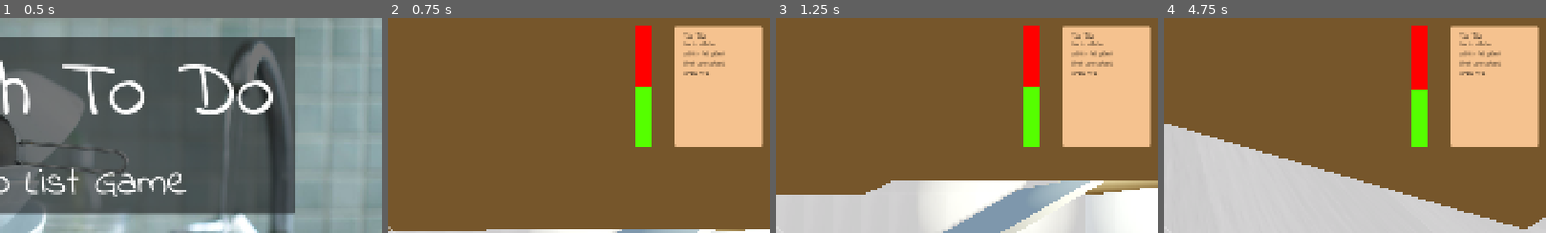
Above: before the commit, frames 1-4 (left to right).
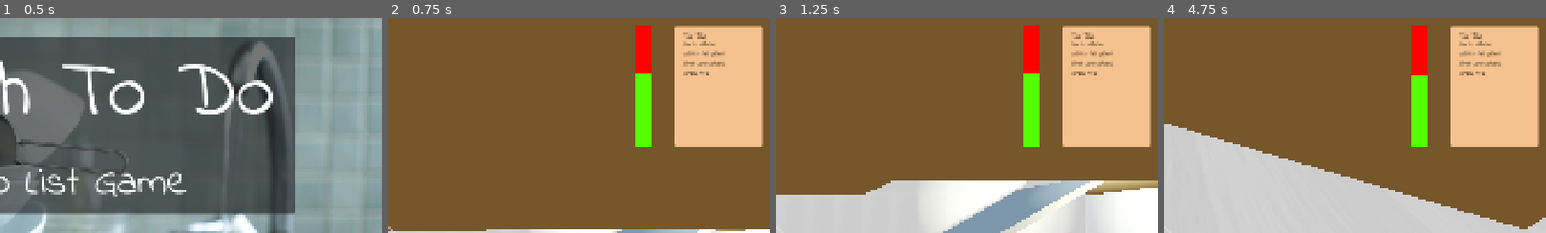
Above: after the commit, the same moments.

Repository: Zeki93/NGJ2025_ToDoList
Game: Godot game, scene res://Scenes/Menu/menu.tscn
The game is run twice, just before and just after one commit, with the same random seed, the same clock (stepped at 60 frames per second) and the same inputs.
Inputs (mouse positions are % of the whole screen's width and height, from its top left):
- Up to frame 1 (0.5 s): no input
- Up to frame 2 (0.75 s): click "Start Game" at 0.5 s
- Up to frame 3 (1.25 s): no input
- Up to frame 4 (4.75 s): move the mouse to (55, 50) at 1.27 s; hold Ctrl (crouch) 1.28-2.03 s; hold Up (forward) from 1.28 s (still down); click (55, 50) at 1.42 s; tap Space (jump) at 1.52, 2.27, 3.77, 4.52 s; move the mouse to (45, 50) at 2.02 s; tap Ctrl (crouch) at 2.1, 3.6 s; click (45, 50) at 2.17 s; move the mouse to (52, 48) at 2.77 s; hold Ctrl (crouch) 2.78-3.53 s; click (52, 48) at 2.92 s; move the mouse to (49, 52) at 3.52 s; click (49, 52) at 3.67 s; move the mouse to (57, 51) at 4.27 s; hold Ctrl (crouch) from 4.28 s (still down); click (57, 51) at 4.42 s
The pictures show only the part of the screen within x 50-100%, y 0-50%; the shares and areas given below are measured in that part.

Frame 1 is identical in both runs. In frame 2, 0.3% of the frame differs, in the area x 64-69%, y 25-32%; in frame 3, 0.3%; in frame 4, 0.3%, in the area x 64-69%, y 26-34%.

Commit message:
Add gameover screens

Diff:
--- a/ngj2025_todolist/Components/Player/player.gd
+++ b/ngj2025_todolist/Components/Player/player.gd
@@ -12,6 +12,8 @@
 	Input.mouse_mode = Input.MOUSE_MODE_CAPTURED
 	SignalBus.go_to_sleep.connect(_on_go_to_sleep)
 	SignalBus.wake_up.connect(_on_wake_up)
+	SignalBus.loose_game.connect(on_end_game)
+	SignalBus.win_game.connect(on_end_game)
 
 func _physics_process(delta):
 	if(sleeping):
@@ -30,6 +32,9 @@
 	velocity *= drag_factor
 	move_and_slide()
 
+func on_end_game():
+	Input.mouse_mode = Input.MOUSE_MODE_VISIBLE
+
 func _on_go_to_sleep(energy):
 	sleeping = true
 
--- /dev/null
+++ b/ngj2025_todolist/Components/Scenecontroller/scene_controller.gd
@@ -0,0 +1,13 @@
+extends Node3D
+
+func _ready() -> void:
+	SignalBus.win_game.connect(on_win_game)
+	SignalBus.loose_game.connect(on_loose_game)
+
+func on_loose_game():
+	get_tree().change_scene_to_file("res://Scenes/Menu/GameOver_Loose.tscn")
+	pass
+
+func on_win_game():
+	get_tree().change_scene_to_file("res://Scenes/Menu/GameOver_Win.tscn")
+	pass
--- a/ngj2025_todolist/Components/Taskcontroller/task_controller.gd
+++ b/ngj2025_todolist/Components/Taskcontroller/task_controller.gd
@@ -23,7 +23,7 @@
 func on_go_to_sleep():
 	days += 1
 	if(currentTaskArray.size() >= GlobalConfig.uncompletedTasksToLoose):
-		SignalBus.looseGame.emit()
+		SignalBus.loose_game.emit()
 	else:
 		for i in range (days):
 			add_random_task()
@@ -52,4 +52,4 @@
 	if(task.special):
 		completedSpecialTasks+= 1
 	if(GlobalConfig.completedTasksToWin >= 3 && currentTaskArray.size() == 0):
-		SignalBus.winGame.emit()
+		SignalBus.win_game.emit()
--- a/ngj2025_todolist/Globals/global_config.gd
+++ b/ngj2025_todolist/Globals/global_config.gd
@@ -1,5 +1,6 @@
 extends Node
 
-var playerEnergy = 50
+var playerStartEnergy = 60
+var playerEnergy = 60
 var completedTasksToWin = 3
 var uncompletedTasksToLoose = 5
--- a/ngj2025_todolist/Globals/signal_bus.gd
+++ b/ngj2025_todolist/Globals/signal_bus.gd
@@ -16,5 +16,5 @@
 signal ui_complete_task(task_name: String)
 signal ui_clear_completed_tasks()
 
-signal winGame()
-signal looseGame()
+signal win_game()
+signal loose_game()
--- a/ngj2025_todolist/Scenes/Main/main.tscn
+++ b/ngj2025_todolist/Scenes/Main/main.tscn
@@ -41,6 +41,7 @@
 [ext_resource type="ArrayMesh" uid="uid://dboevxm5krqgm" path="res://3D Objects/ZSKY/Smartphone1.obj" id="38_h4gp5"]
 [ext_resource type="ArrayMesh" uid="uid://dbhk2t7kxmbl" path="res://3D Objects/ZSKY/Keyboard1.obj" id="39_gw1lt"]
 [ext_resource type="Script" uid="uid://crbdf5y8s3tt8" path="res://Components/Taskcontroller/bed.gd" id="40_37bn8"]
+[ext_resource type="Script" uid="uid://c3ioromcdklde" path="res://Components/Scenecontroller/scene_controller.gd" id="42_gw8t2"]
 
 [sub_resource type="ProceduralSkyMaterial" id="ProceduralSkyMaterial_qw60k"]
 sky_top_color = Color(0.519352, 0.690558, 0.915113, 1)
@@ -1724,4 +1725,7 @@
 [node name="CollisionShape3D" type="CollisionShape3D" parent="Taskcontroller/Bed"]
 shape = SubResource("ConcavePolygonShape3D_2ok46")
 
+[node name="SceneController" type="Node3D" parent="."]
+script = ExtResource("42_gw8t2")
+
 [connection signal="timeout" from="Timer" to="Sleepcontroller" method="_on_timer_timeout"]
--- /dev/null
+++ b/ngj2025_todolist/Scenes/Menu/GameOver_Loose.tscn
@@ -0,0 +1,83 @@
+[gd_scene load_steps=4 format=3 uid="uid://buogigcomy18d"]
+
+[ext_resource type="Texture2D" uid="uid://cllhqljgq6j1s" path="res://Textures/Menu_loose_background.jpg" id="1_ehoic"]
+[ext_resource type="Theme" uid="uid://dmxn3myerqldl" path="res://Theme/design_theme.tres" id="2_ot1cf"]
+[ext_resource type="Script" uid="uid://b5a2jhe8m5pg3" path="res://Scenes/Menu/start_game.gd" id="3_1hew1"]
+
+[node name="Menu" type="Control"]
+layout_mode = 3
+anchors_preset = 15
+anchor_right = 1.0
+anchor_bottom = 1.0
+grow_horizontal = 2
+grow_vertical = 2
+
+[node name="CanvasLayer" type="CanvasLayer" parent="."]
+
+[node name="Background" type="TextureRect" parent="CanvasLayer"]
+offset_left = -127.0
+offset_right = 1921.0
+offset_bottom = 1080.0
+texture = ExtResource("1_ehoic")
+stretch_mode = 3
+
+[node name="TitleBoxContainer" type="BoxContainer" parent="CanvasLayer"]
+anchors_preset = 5
+anchor_left = 0.5
+anchor_right = 0.5
+offset_left = -958.0
+offset_top = 46.0
+offset_right = 960.0
+offset_bottom = 412.0
+grow_horizontal = 2
+
+[node name="PanelContainer" type="PanelContainer" parent="CanvasLayer/TitleBoxContainer"]
+layout_mode = 2
+size_flags_horizontal = 6
+theme = ExtResource("2_ot1cf")
+
+[node name="MarginContainer" type="MarginContainer" parent="CanvasLayer/TitleBoxContainer/PanelContainer"]
+layout_mode = 2
+theme_override_constants/margin_left = 50
+theme_override_constants/margin_right = 50
+
+[node name="VBoxContainer" type="VBoxContainer" parent="CanvasLayer/TitleBoxContainer/PanelContainer/MarginContainer"]
+layout_mode = 2
+
+[node name="Title" type="Label" parent="CanvasLayer/TitleBoxContainer/PanelContainer/MarginContainer/VBoxContainer"]
+layout_mode = 2
+theme = ExtResource("2_ot1cf")
+theme_type_variation = &"HeaderLarge"
+text = "Too much todo?"
+horizontal_alignment = 1
+vertical_alignment = 1
+
+[node name="SubTitle" type="Label" parent="CanvasLayer/TitleBoxContainer/PanelContainer/MarginContainer/VBoxContainer"]
+layout_mode = 2
+theme = ExtResource("2_ot1cf")
+theme_type_variation = &"HeaderMedium"
+text = "- The ToDo List Game"
+horizontal_alignment = 1
+vertical_alignment = 1
+
+[node name="ButtonBoxContainer" type="BoxContainer" parent="CanvasLayer"]
+anchors_preset = 7
+anchor_left = 0.5
+anchor_top = 1.0
+anchor_right = 0.5
+anchor_bottom = 1.0
+offset_left = -960.0
+offset_top = -146.0
+offset_right = 960.0
+offset_bottom = -52.0
+grow_horizontal = 2
+grow_vertical = 0
+
+[node name="StartGameButton" type="Button" parent="CanvasLayer/ButtonBoxContainer"]
+layout_mode = 2
+size_flags_horizontal = 6
+theme = ExtResource("2_ot1cf")
+text = "Play again"
+script = ExtResource("3_1hew1")
+
+[connection signal="pressed" from="CanvasLayer/ButtonBoxContainer/StartGameButton" to="CanvasLayer/ButtonBoxContainer/StartGameButton" method="_on_pressed"]
--- /dev/null
+++ b/ngj2025_todolist/Scenes/Menu/GameOver_Win.tscn
@@ -0,0 +1,83 @@
+[gd_scene load_steps=4 format=3 uid="uid://cmhru7o14b7y"]
+
+[ext_resource type="Texture2D" uid="uid://houuegwidt4a" path="res://Textures/menu_win_background.jpg" id="1_dcrlx"]
+[ext_resource type="Theme" uid="uid://dmxn3myerqldl" path="res://Theme/design_theme.tres" id="2_sjmkh"]
+[ext_resource type="Script" uid="uid://b5a2jhe8m5pg3" path="res://Scenes/Menu/start_game.gd" id="3_3j38w"]
+
+[node name="Menu" type="Control"]
+layout_mode = 3
+anchors_preset = 15
+anchor_right = 1.0
+anchor_bottom = 1.0
+grow_horizontal = 2
+grow_vertical = 2
+
+[node name="CanvasLayer" type="CanvasLayer" parent="."]
+
+[node name="Background" type="TextureRect" parent="CanvasLayer"]
+offset_left = -127.0
+offset_right = 1921.0
+offset_bottom = 1080.0
+texture = ExtResource("1_dcrlx")
+stretch_mode = 3
+
+[node name="TitleBoxContainer" type="BoxContainer" parent="CanvasLayer"]
+anchors_preset = 5
+anchor_left = 0.5
+anchor_right = 0.5
+offset_left = -958.0
+offset_top = 46.0
+offset_right = 960.0
+offset_bottom = 412.0
+grow_horizontal = 2
+
+[node name="PanelContainer" type="PanelContainer" parent="CanvasLayer/TitleBoxContainer"]
+layout_mode = 2
+size_flags_horizontal = 6
+theme = ExtResource("2_sjmkh")
+
+[node name="MarginContainer" type="MarginContainer" parent="CanvasLayer/TitleBoxContainer/PanelContainer"]
+layout_mode = 2
+theme_override_constants/margin_left = 50
+theme_override_constants/margin_right = 50
+
+[node name="VBoxContainer" type="VBoxContainer" parent="CanvasLayer/TitleBoxContainer/PanelContainer/MarginContainer"]
+layout_mode = 2
+
+[node name="Title" type="Label" parent="CanvasLayer/TitleBoxContainer/PanelContainer/MarginContainer/VBoxContainer"]
+layout_mode = 2
+theme = ExtResource("2_sjmkh")
+theme_type_variation = &"HeaderLarge"
+text = "You did it !"
+horizontal_alignment = 1
+vertical_alignment = 1
+
+[node name="SubTitle" type="Label" parent="CanvasLayer/TitleBoxContainer/PanelContainer/MarginContainer/VBoxContainer"]
+layout_mode = 2
+theme = ExtResource("2_sjmkh")
+theme_type_variation = &"HeaderMedium"
+text = "- The ToDo List Game"
+horizontal_alignment = 1
+vertical_alignment = 1
+
+[node name="ButtonBoxContainer" type="BoxContainer" parent="CanvasLayer"]
+anchors_preset = 7
+anchor_left = 0.5
+anchor_top = 1.0
+anchor_right = 0.5
+anchor_bottom = 1.0
+offset_left = -960.0
+offset_top = -146.0
+offset_right = 960.0
+offset_bottom = -52.0
+grow_horizontal = 2
+grow_vertical = 0
+
+[node name="StartGameButton" type="Button" parent="CanvasLayer/ButtonBoxContainer"]
+layout_mode = 2
+size_flags_horizontal = 6
+theme = ExtResource("2_sjmkh")
+text = "Play again"
+script = ExtResource("3_3j38w")
+
+[connection signal="pressed" from="CanvasLayer/ButtonBoxContainer/StartGameButton" to="CanvasLayer/ButtonBoxContainer/StartGameButton" method="_on_pressed"]
--- a/ngj2025_todolist/Scenes/Menu/start_game.gd
+++ b/ngj2025_todolist/Scenes/Menu/start_game.gd
@@ -2,3 +2,5 @@
 
 func _on_pressed():
 	get_tree().change_scene_to_file("res://Scenes/Main/main.tscn")
+	GlobalConfig.playerEnergy = GlobalConfig.playerStartEnergy
+	SignalBus.new_energy_level.emit(GlobalConfig.playerStartEnergy)
Not shown, added: ngj2025_todolist/Components/Scenecontroller/scene_controller.gd.uid
Binary file added: ngj2025_todolist/Menu_Win_Background.jpg
Not shown, added: ngj2025_todolist/Menu_Win_Background.jpg.import
Not shown: 1 places in ngj2025_todolist/Scenes/Main/main.tscn that only renumber resources
Binary file added: ngj2025_todolist/Textures/menu_loose_background.jpg
Not shown, added: ngj2025_todolist/Textures/menu_loose_background.jpg.import
Binary file added: ngj2025_todolist/Textures/menu_win_background.jpg
Not shown, added: ngj2025_todolist/Textures/menu_win_background.jpg.import
